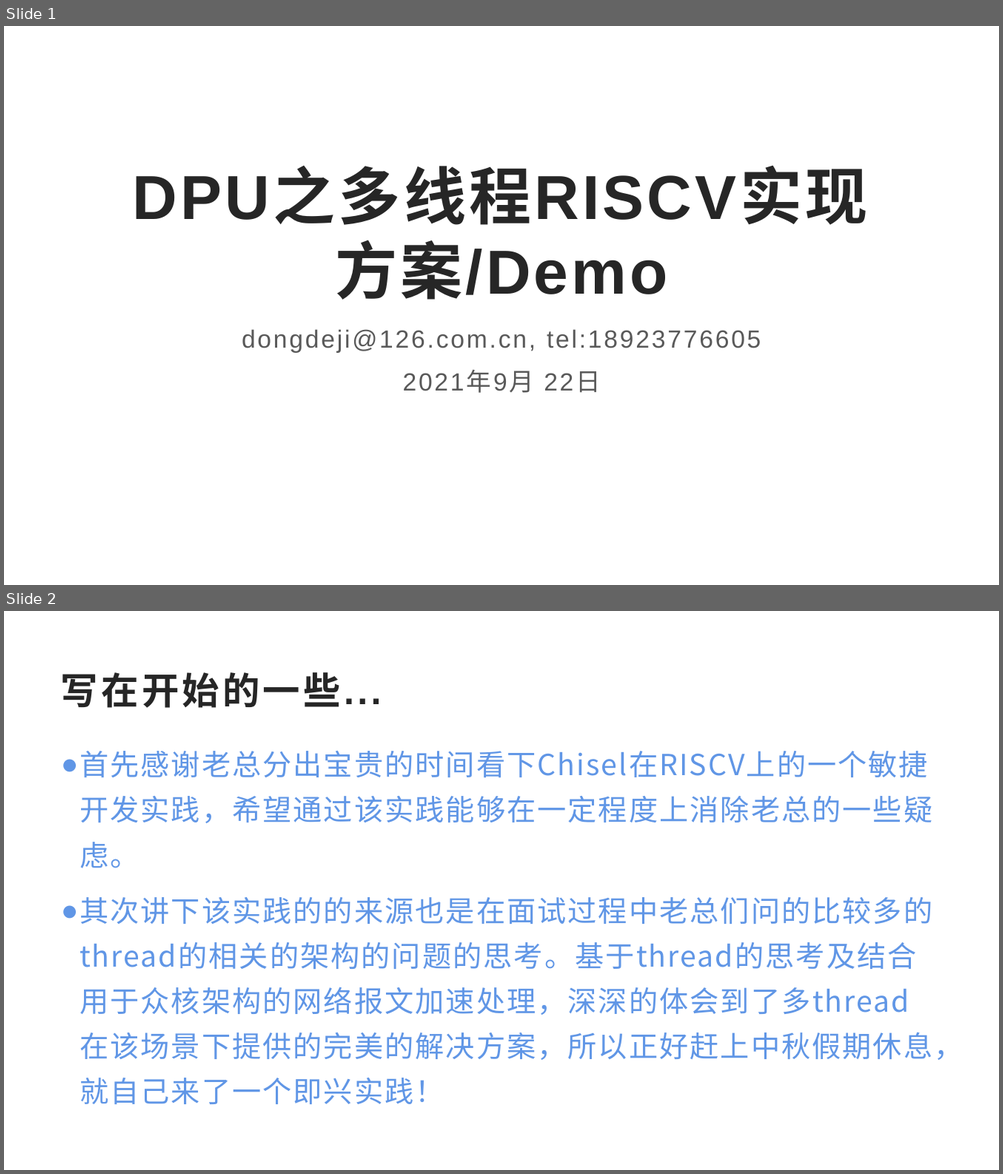
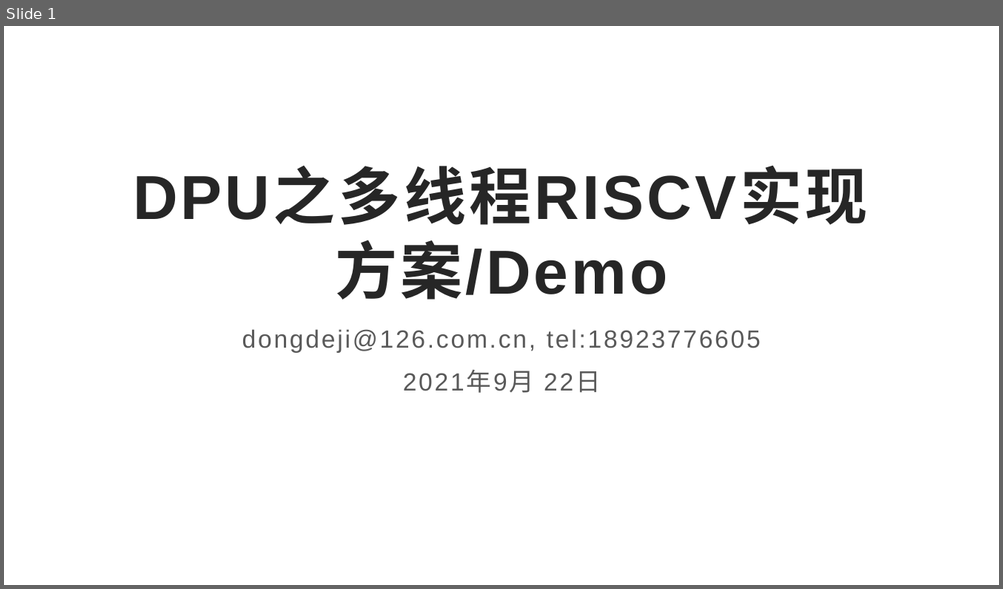
Before and after one commit to dongdeji/doc, a slide deck: DPU之多线程RISCV实现方案.pptx. Shown one above the other, each under a label of ours: slides 1 and 2 before the commit, slide 1 after it. The pictures are 1003x1174 and 1003x589 pixels, drawn with LibreOffice and Linux fonts; fonts in the diff are those of the drawing. Boxes give left, top, right and bottom in pixels: in the first picture for what was removed or moved away, otherwise in the second. Text is boxed around its words. In the diff, an @@ line names an element or a change of style, - is before the commit and + after.

```diff
--- a/DPU之多线程RISCV实现方案.pptx
+++ b/DPU之多线程RISCV实现方案.pptx
@@ slide 2 removed at (4,611,999,1170), background #FFFFFF @@
@@ title removed at (61,672,381,708) @@
-写在开始的一些...
@@ text removed at (79,751,962,1105) @@
-● 首先感谢老总分出宝贵的时间看下Chisel在RISCV上的一个敏捷开发实践，希望通过该实践能够在一定程度上消除老总的一些疑虑。
-● 其次讲下该实践的的来源也是在面试过程中老总们问的比较多的thread的相关的架构的问题的思考。基于thread的思考及结合用于众核架构的网络报文加速处理，深深的体会到了多thread在该场景下提供的完美的解决方案，所以正好赶上中秋假期休息，就自己来了一个即兴实践！
```
Also in this commit, not shown: 7 slides changed, 1 other slide removed, 6 other files.
